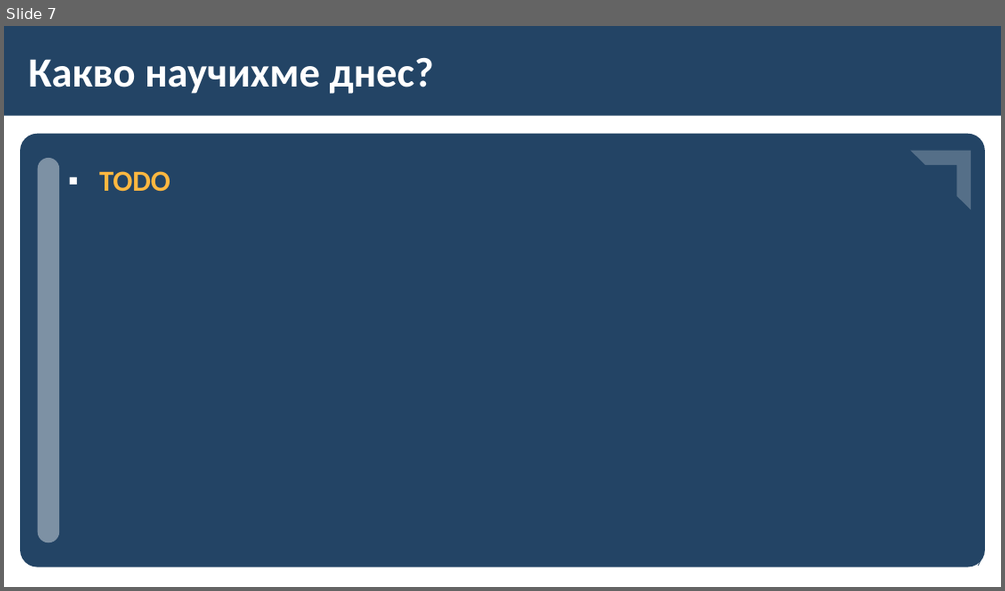
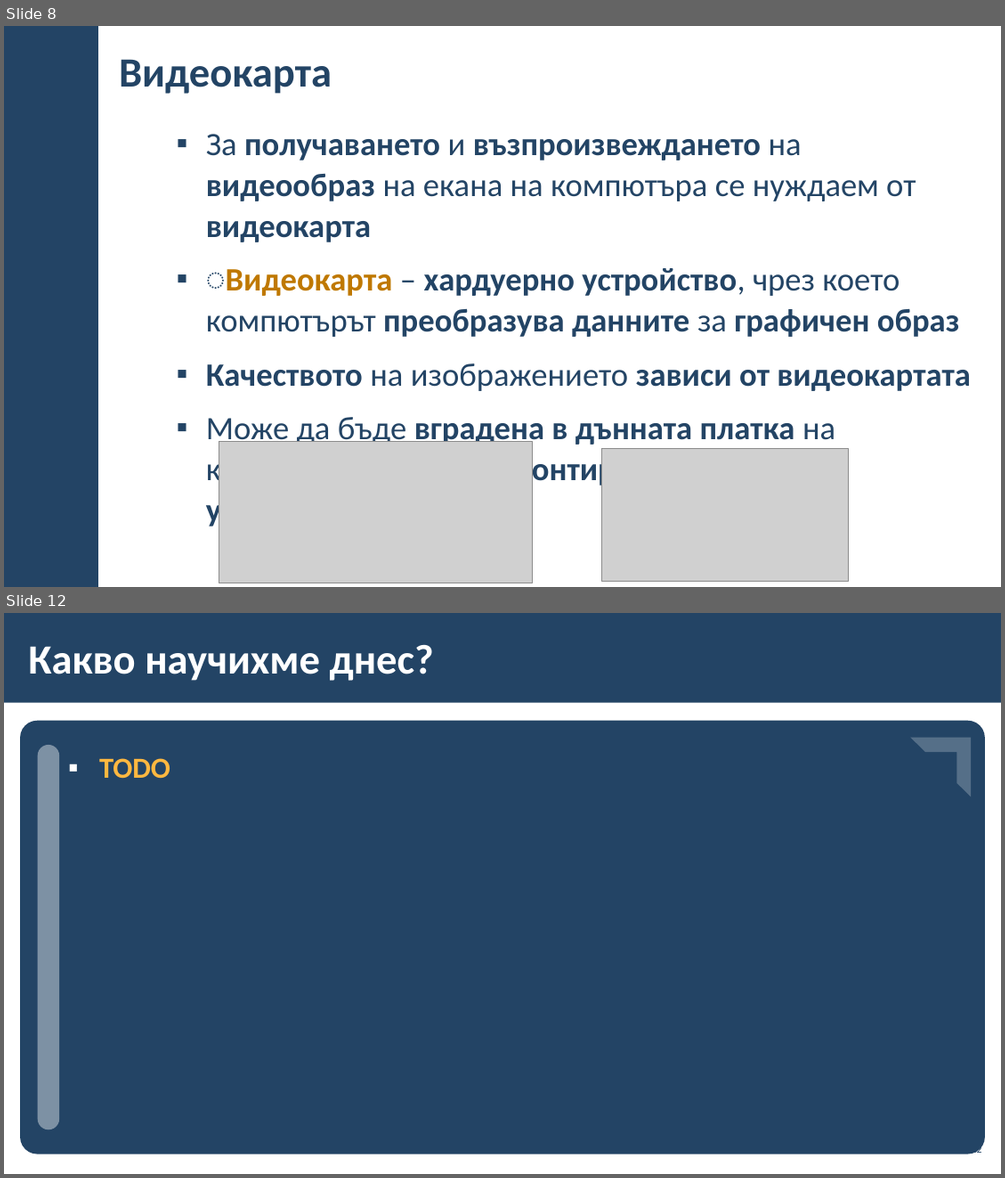
Before and after one commit to BG-IT-Edu/School-Programming, a slide deck: Courses/Computer-Modeling-and-IT/Computer-Modeling-and-IT-5-Class/10-Working-With-Sound-and-Video-Information/10-Working-With-Sound-and-Video-Information.pptx. Shown one above the other, each under a label of ours: slide 7 before the commit, slides 8 and 12 after it; the slides between them are not shown. The pictures are 1005x591 and 1005x1178 pixels, drawn with LibreOffice and Linux fonts; fonts in the diff are those of the drawing; grey boxes stand for pictures; background and template pictures are left out. Boxes give left, top, right and bottom in pixels: in the first picture for what was removed or moved away, otherwise in the second. Text is boxed around its words. In the diff, an @@ line names an element or a change of style, - is before the commit and + after.

```diff
--- a/Courses/Computer-Modeling-and-IT/Computer-Modeling-and-IT-5-Class/10-Working-With-Sound-and-Video-Information/10-Working-With-Sound-and-Video-Information.pptx
+++ b/Courses/Computer-Modeling-and-IT/Computer-Modeling-and-IT-5-Class/10-Working-With-Sound-and-Video-Information/10-Working-With-Sound-and-Video-Information.pptx
@@ slide 8 added at <box>4,26,1001,587</box>, background #FFFFFF @@
@@ rectangle added at <box>4,26,98,587</box>, fill #234465 @@
@@ title added at <box>119,59,332,94</box>, 40 pt, text #234465, bold @@
+Видеокарта
@@ text added at <box>206,134,971,530</box>, 31.4 pt, text #234465, bold @@
+▪ За получаването и възпроизвеждането на видеообраз на екана на компютъра се нуждаем от видеокарта
+▪ ͏Видеокарта – хардуерно устройство, чрез което компютърът преобразува данните за графичен образ
+▪ Качеството на изображението зависи от видеокартата
+▪ Може да бъде вградена в дънната платка на компютъра или да се монтира като отделно устройство
@@ picture added at <box>219,442,532,582</box> @@
@@ picture added at <box>602,449,849,580</box> @@
@@ what was slide 7 is now slide 12 @@
```
Also in this commit, not shown: 1 slide changed, 4 other slides added.
